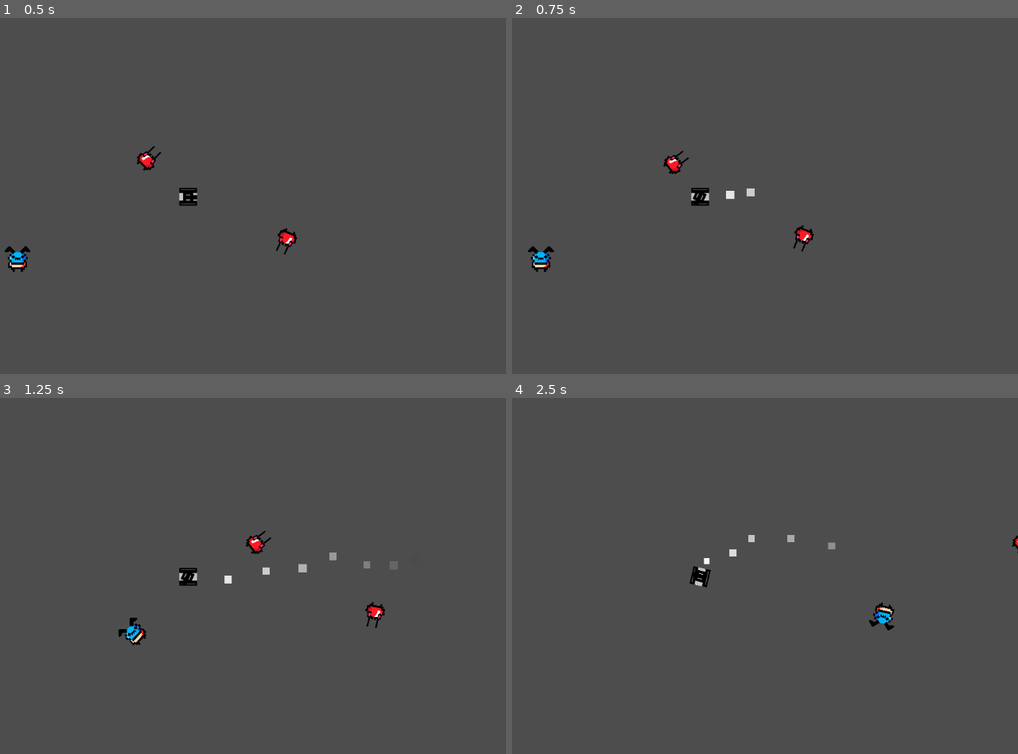
Above: before the commit, frames 1-4 (two rows, left to right).
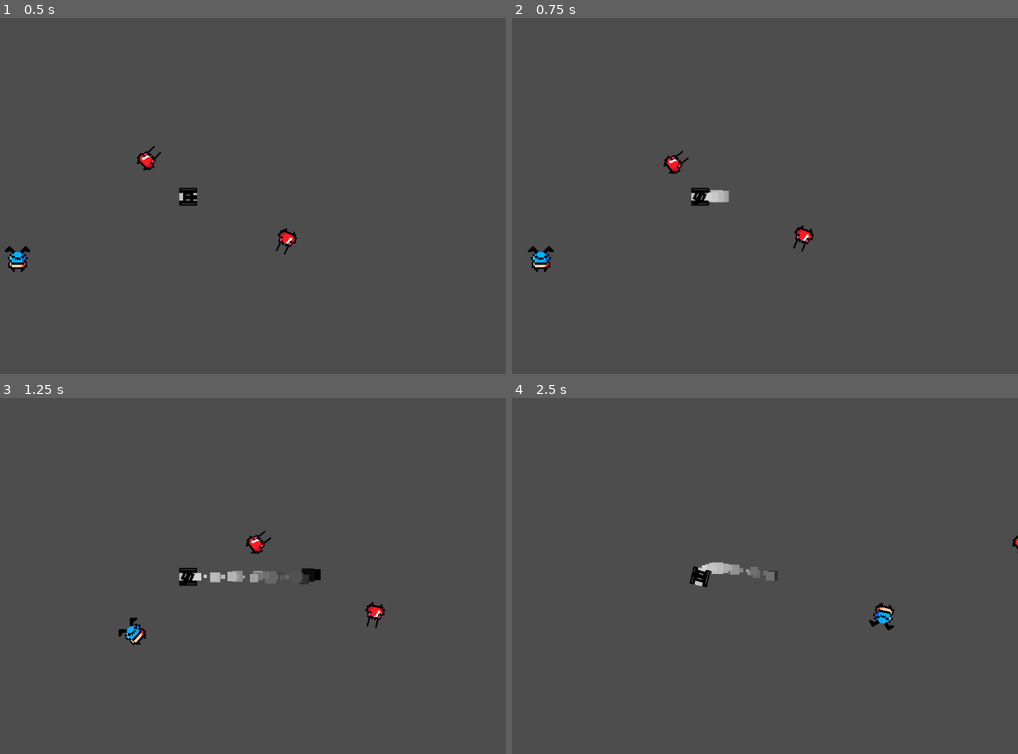
Above: after the commit, the same moments.

Repository: TheCrusty/Biotank-demake
Game: Godot game, scene res://levels/test_level.tscn
Two runs of this game, one before a commit and one after it. Both use one fixed random seed, a clock stepped at 60 frames per second and the inputs below.
Inputs (mouse positions are in pixels of both pictures, inside the frame that each line leads up to):
- Up to frame 1 (0.5 s): no input
- Up to frame 2 (0.75 s): move the mouse to (668, 267) at 0.52 s; hold W (Forward) from 0.53 s (still down); hold Shift (Boost) from 0.53 s (still down)
- Up to frame 3 (1.25 s): keep holding W (Forward); keep holding Shift (Boost)
- Up to frame 4 (2.5 s): move the mouse to (891, 629) at 1.27 s; release Shift (Boost) at 1.28 s; tap Space (Shoot) at 1.35 s; move the mouse to (outside the picture) at 2.02 s; release W (Forward) at 2.03 s; hold A (Rotate_Left) from 2.03 s (still down); hold Shift (Boost) from 2.03 s (still down)

Frame 1 is identical in both runs. In frame 2, 0.2% of the frame differs, in the area x 38-48%, y 47-52%; in frame 3, 0.6%, in the area x 38-74%, y 43-53%; in frame 4, 0.5%.

Commit message:
tweaked smoke

Diff:
--- a/levels/boostsprite.tres
+++ b/levels/boostsprite.tres
@@ -7,18 +7,17 @@
 gradient = SubResource("Gradient_b4tym")
 
 [resource]
+lifetime_randomness = 0.49
 emission_shape = 1
 emission_sphere_radius = 1.0
 particle_flag_disable_z = true
 direction = Vector3(-1, 0, 0)
-spread = 17.11
+spread = 22.79
 gravity = Vector3(0, 0, 0)
-initial_velocity_min = 272.73
-initial_velocity_max = 272.73
+initial_velocity_max = 40.0
 orbit_velocity_min = 0.0
 orbit_velocity_max = 0.0
-linear_accel_min = 50.0
-linear_accel_max = 75.0
-scale_min = 10.0
-scale_max = 15.0
+scale_min = 5.0
+scale_max = 22.0
+color = Color(0.847059, 0.847059, 0.847059, 1)
 color_ramp = SubResource("GradientTexture1D_g8i3i")
--- a/levels/player.tscn
+++ b/levels/player.tscn
@@ -45,5 +45,5 @@
 material = SubResource("CanvasItemMaterial_u7v3f")
 position = Vector2(16, 5.96047e-08)
 rotation = -3.18565
-amount = 10
+amount = 40
 process_material = ExtResource("4_yf1rt")
